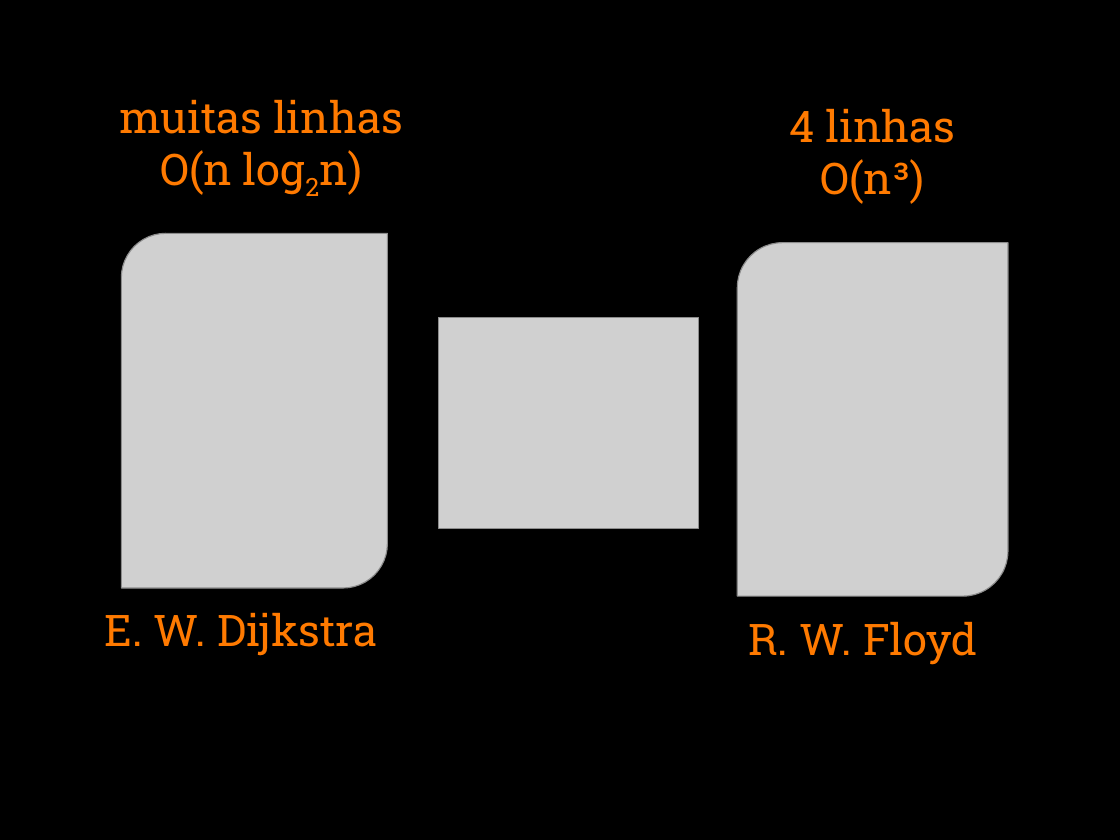
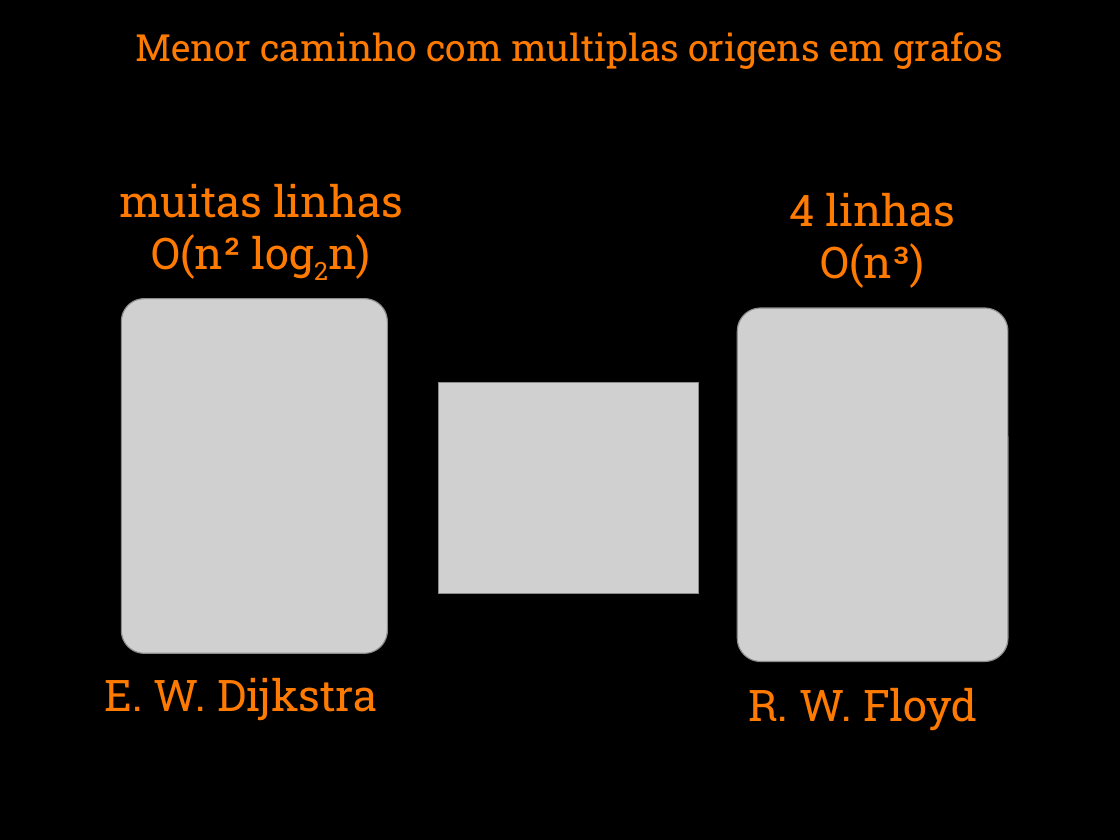
Before and after one commit to juanplopes/dnad2011-complexidade-algoritmos, a slide deck: slide 14 of Presentation.pptx (slide 12 before the commit). Drawn at 1120x840 pixels with LibreOffice and Linux fonts; fonts in the diff are those of the drawing; grey boxes stand for pictures. Boxes give left, top, right and bottom in pixels: in the first picture for what was removed or moved away, otherwise in the second. Text is boxed around its words. In the diff, an @@ line names an element or a change of style, - is before the commit and + after.

Commit message:
last version

```diff
--- a/Presentation.pptx
+++ b/Presentation.pptx
@@ text added at bbox=[135, 32, 1003, 69], 24 pt, text gradient #FFF200 to #FF7A00 to #FF0300 to #4D0808 @@
+Menor caminho com multiplas origens em grafos
@@ text "4 linhas O(n³)": place and size @@
-text "4 linhas O(n³)" at bbox=[790, 108, 956, 204]
+text "4 linhas O(n³)" at bbox=[790, 192, 956, 288]
@@ text at bbox=[120, 183, 403, 279]: text changed @@
-muitas linhas
-O(n log2n)
+muitas linhas
+O(n² log2n)
@@ 3 pictures, 2 texts: place and size @@
-3 pictures, 2 texts at bbox=[104, 233, 1008, 665]
+3 pictures, 2 texts at bbox=[104, 299, 1008, 731]
```
Also in this commit, not shown: 3 other slides changed, 8 slides added, 2 slides removed.
